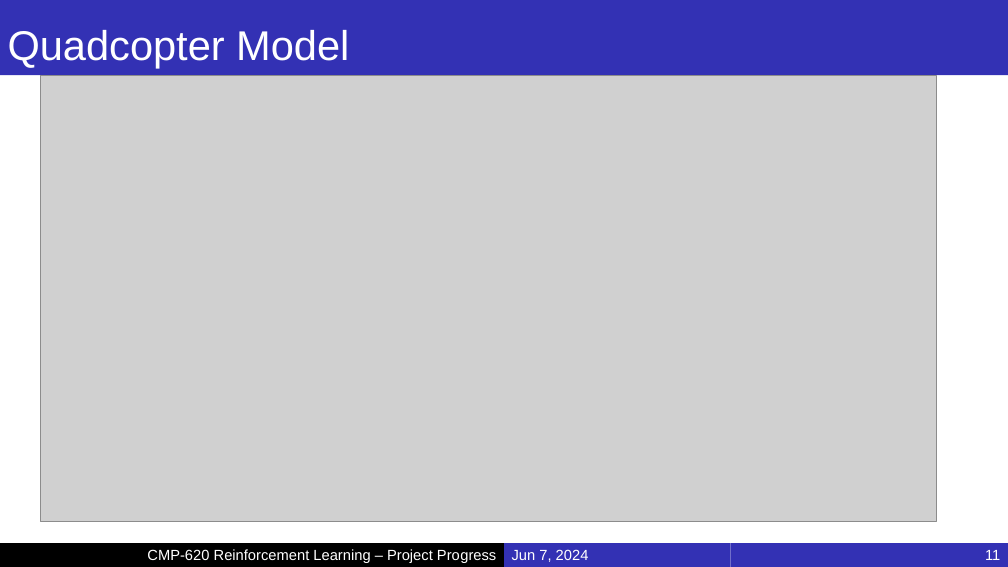
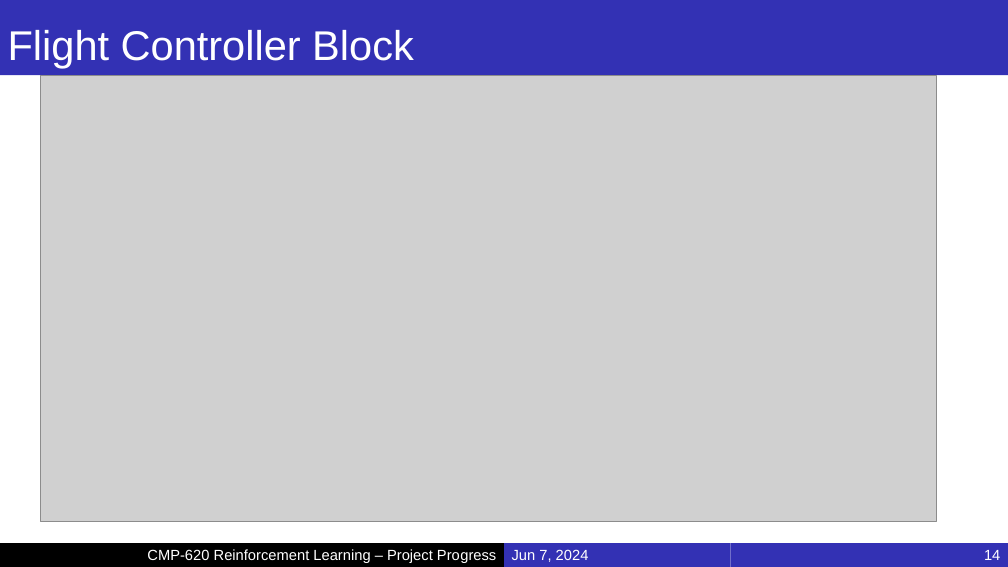
Before and after one commit to MucahidRidvanKaplan/ParrotQuadcopterRL, a slide deck: slide 14 of Presentations/Project_Final.pptx (slide 11 before the commit). Drawn at 1008x567 pixels with LibreOffice and Linux fonts; fonts in the diff are those of the drawing; grey boxes stand for pictures; background and template pictures are left out. Boxes give left, top, right and bottom in pixels: in the first picture for what was removed or moved away, otherwise in the second. Text is boxed around its words. In the diff, an @@ line names an element or a change of style, - is before the commit and + after.

```diff
--- a/Presentations/Project_Final.pptx
+++ b/Presentations/Project_Final.pptx
@@ title at (8,30,414,68): text changed @@
-Quadcopter Model
+Flight Controller Block
@@ page number at (984,550,1000,560): text changed @@
-11
+14
```
Also in this commit, not shown: 4 other slides changed.
